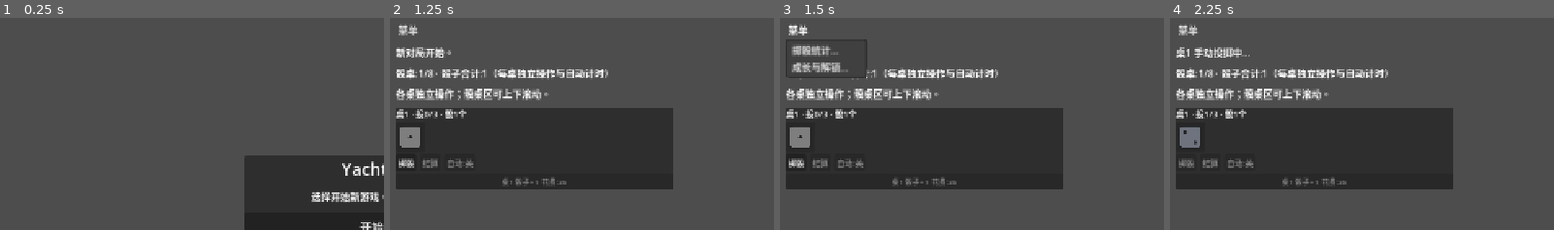
Above: before the commit, frames 1-4 (left to right).
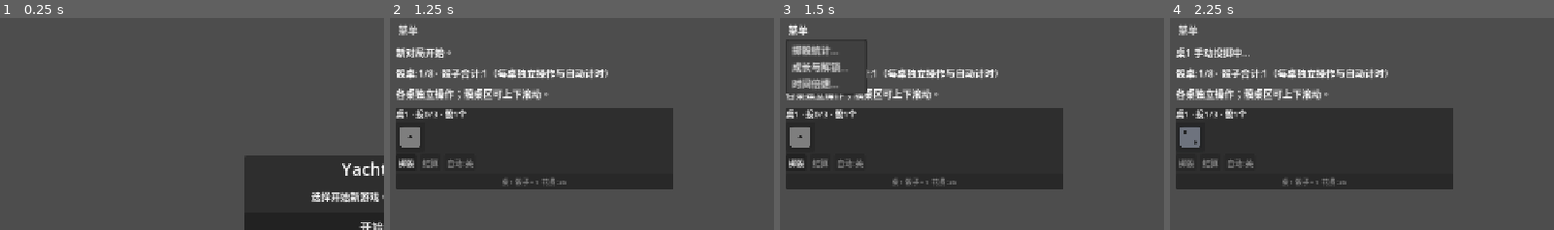
Above: after the commit, the same moments.

Repository: Dragonwalk2001/yacht
Game: Godot game, scene res://scenes/main.tscn
The game is run twice, just before and just after one commit, with the same random seed, the same clock (stepped at 60 frames per second) and the same inputs.
Inputs:
- Up to frame 1 (0.25 s): no input
- Up to frame 2 (1.25 s): click "开始游戏" at 0.5 s
- Up to frame 3 (1.5 s): click "菜单" at 1.25 s
- Up to frame 4 (2.25 s): click "掷骰" at 2 s
The pictures show only the part of the screen within x 0-50%, y 0-50%; the shares and areas given below are measured in that part.

Frames 1-2 are identical in both runs. In frame 3, 1.0% of the frame differs, in the area x 1-23%, y 21-37%; in frame 4, nothing differs.

Commit message:
1 Added time speed window and slider to control game speed, 2 modified dice upgrade feedback to indicate when changes take effect.  3 Improved UI structure for better user experience.

Diff:
--- a/scripts/game_state.gd
+++ b/scripts/game_state.gd
@@ -207,8 +207,20 @@
 		return {"ok": false, "message": "货币1不足。"}
 	coin_1 -= cost
 	table_dice_counts[table_index] = int(table_dice_counts[table_index]) + 1
-	_reset_table_turn(table_index)
-	return {"ok": true}
+	var in_active_turn := int(table_rolls_used[table_index]) > 0
+	var auto_staging: Array = table_auto_staging[table_index]
+	var has_pending_auto := auto_staging.size() > 0
+	if not in_active_turn and not has_pending_auto:
+		var row: Array = table_dice_values[table_index]
+		row.append(1)
+		table_dice_values[table_index] = row
+		var holds: Array = table_holds[table_index]
+		holds.append(false)
+		table_holds[table_index] = holds
+	return {
+		"ok": true,
+		"takes_effect_next_turn": in_active_turn or has_pending_auto
+	}
 
 
 func get_table_upgrade_cost() -> int:
--- /dev/null
+++ b/scripts/time_speed_settings.gd
@@ -0,0 +1,12 @@
+extends RefCounted
+
+const MIN_MULT: int = 1
+const MAX_MULT: int = 10
+
+
+static func clamp_mult(value: int) -> int:
+	return clampi(value, MIN_MULT, MAX_MULT)
+
+
+static func apply_engine_multiplier(mult: int) -> void:
+	Engine.time_scale = float(clamp_mult(mult))
--- a/scripts/ui_controller.gd
+++ b/scripts/ui_controller.gd
@@ -1,5 +1,7 @@
 class_name UIController
 extends Control
+
+const _TimeSpeedSettings := preload("res://scripts/time_speed_settings.gd")
 
 @onready var status_label: Label = $Margin/VBox/TopRow/LeftColumn/StatusLabel
 @onready var turn_label: Label = $Margin/VBox/TopRow/LeftColumn/TurnLabel
@@ -13,6 +15,10 @@
 var dice_stats_dialog: AcceptDialog
 var growth_window: Window
 var growth_coin_label: Label
+var time_speed_window: Window
+var time_speed_slider: HSlider
+var time_speed_value_label: Label
+var time_speed: int = 1
 
 var game_state := GameState.new()
 var turn_manager := TurnManager.new(game_state)
@@ -46,8 +52,10 @@
 
 func _ready() -> void:
 	randomize()
+	_TimeSpeedSettings.apply_engine_multiplier(time_speed)
 	_init_dice_stats_dialog()
 	_init_growth_window()
+	_init_time_speed_window()
 	_init_throw_tracking_arrays()
 	_create_per_table_timers()
 	_build_table_panels()
@@ -191,6 +199,60 @@
 	add_child(growth_window)
 
 
+func _init_time_speed_window() -> void:
+	time_speed_window = Window.new()
+	time_speed_window.title = "时间倍速"
+	time_speed_window.size = Vector2i(400, 160)
+	time_speed_window.min_size = Vector2i(360, 140)
+	time_speed_window.transient = true
+	time_speed_window.exclusive = true
+	time_speed_window.unresizable = true
+	time_speed_window.visible = false
+	time_speed_window.close_requested.connect(func() -> void:
+		time_speed_window.hide()
+	)
+	var margin := MarginContainer.new()
+	margin.set_anchors_preset(Control.PRESET_FULL_RECT)
+	margin.add_theme_constant_override("margin_left", 14)
+	margin.add_theme_constant_override("margin_top", 12)
+	margin.add_theme_constant_override("margin_right", 14)
+	margin.add_theme_constant_override("margin_bottom", 12)
+	time_speed_window.add_child(margin)
+	var vbox := VBoxContainer.new()
+	vbox.set_anchors_preset(Control.PRESET_FULL_RECT)
+	vbox.add_theme_constant_override("separation", 12)
+	margin.add_child(vbox)
+	var hint := Label.new()
+	hint.autowrap_mode = TextServer.AUTOWRAP_WORD_SMART
+	hint.text = "加快或减慢整局游戏时间（含投掷动画与自动计时）。与成长树中的升级无关。"
+	vbox.add_child(hint)
+	time_speed_value_label = Label.new()
+	time_speed_value_label.text = "当前倍速: 1×"
+	vbox.add_child(time_speed_value_label)
+	time_speed_slider = HSlider.new()
+	time_speed_slider.min_value = _TimeSpeedSettings.MIN_MULT
+	time_speed_slider.max_value = _TimeSpeedSettings.MAX_MULT
+	time_speed_slider.step = 1
+	time_speed_slider.tick_count = _TimeSpeedSettings.MAX_MULT - _TimeSpeedSettings.MIN_MULT + 1
+	time_speed_slider.ticks_on_borders = true
+	time_speed_slider.value = time_speed
+	time_speed_slider.size_flags_horizontal = Control.SIZE_EXPAND_FILL
+	time_speed_slider.value_changed.connect(_on_time_speed_slider_changed)
+	vbox.add_child(time_speed_slider)
+	add_child(time_speed_window)
+
+
+func _on_time_speed_slider_changed(v: float) -> void:
+	var m := _TimeSpeedSettings.clamp_mult(int(round(v)))
+	time_speed_slider.set_value_no_signal(m)
+	time_speed_value_label.text = "当前倍速: %d×" % m
+	_TimeSpeedSettings.apply_engine_multiplier(m)
+	if m == time_speed:
+		return
+	time_speed = m
+	_save_game()
+
+
 func _growth_tree_panel(subtitle: String, parent: VBoxContainer) -> VBoxContainer:
 	var panel := PanelContainer.new()
 	panel.size_flags_horizontal = Control.SIZE_EXPAND_FILL
@@ -219,6 +281,7 @@
 	var pop := menu_button.get_popup()
 	pop.add_item("掷骰统计…", 0)
 	pop.add_item("成长与解锁…", 1)
+	pop.add_item("时间倍速…", 2)
 	pop.id_pressed.connect(_on_game_menu_id_pressed)
 	throw_pulse_timer.timeout.connect(_on_throw_pulse_timer_timeout)
 	for t in range(GameState.MAX_TABLE_COUNT):
@@ -472,6 +535,10 @@
 	elif id == 1:
 		_refresh_growth_tree()
 		growth_window.popup_centered()
+	elif id == 2:
+		time_speed_slider.set_value_no_signal(time_speed)
+		time_speed_value_label.text = "当前倍速: %d×" % time_speed
+		time_speed_window.popup_centered()
 
 
 func _update_all_table_buttons() -> void:
@@ -483,7 +550,7 @@
 		ab.disabled = not game_state.auto_unlocked
 		ab.text = "自动:%s" % ["开" if game_state.is_table_auto_enabled(t) else "关"]
 		var dice_cost := game_state.get_dice_upgrade_cost(t)
-		table_dice_upgrade_buttons[t].disabled = throwing or dice_cost < 0 or game_state.coin_1 < dice_cost
+		table_dice_upgrade_buttons[t].disabled = dice_cost < 0 or game_state.coin_1 < dice_cost
 	for t in range(game_state.table_count, GameState.MAX_TABLE_COUNT):
 		table_roll_buttons[t].disabled = true
 		table_settle_buttons[t].disabled = true
@@ -598,10 +665,14 @@
 
 
 func _on_upgrade_dice_on_table_pressed(table_index: int) -> void:
-	if table_is_throwing[table_index]:
-		return
 	var result := game_state.upgrade_dice_on_table(table_index)
-	status_label.text = "桌%d 骰子数=%d" % [table_index + 1, game_state.get_table_dice_count(table_index)] if result["ok"] else String(result["message"])
+	if result["ok"]:
+		if bool(result.get("takes_effect_next_turn", false)):
+			status_label.text = "桌%d 骰子已升级；新骰子将从下一次投掷生效。" % [table_index + 1]
+		else:
+			status_label.text = "桌%d 骰子数=%d" % [table_index + 1, game_state.get_table_dice_count(table_index)]
+	else:
+		status_label.text = String(result["message"])
 	if result["ok"]:
 		_save_game()
 	_refresh_all()
@@ -610,10 +681,12 @@
 func _on_upgrade_table_pressed() -> void:
 	if _any_table_throwing():
 		return
+	var previous_table_count := game_state.table_count
 	var result := game_state.upgrade_table_count()
 	status_label.text = "骰桌数量提升到 %d。" % [game_state.table_count] if result["ok"] else String(result["message"])
 	if result["ok"]:
-		_apply_all_auto_timers()
+		if previous_table_count < game_state.table_count:
+			_apply_table_auto_timer(previous_table_count)
 		_save_game()
 	_refresh_all()
 
@@ -649,7 +722,12 @@
 	if file == null:
 		push_warning("无法写入存档。")
 		return
-	file.store_string(JSON.stringify(game_state.to_save_data()))
+	var bundle := {
+		"bundle": 1,
+		"game": game_state.to_save_data(),
+		"time_speed": time_speed
+	}
+	file.store_string(JSON.stringify(bundle))
 
 
 func _load_game() -> bool:
@@ -662,9 +740,16 @@
 	var parsed: Variant = JSON.parse_string(text)
 	if not (parsed is Dictionary):
 		return false
-	var ok := game_state.load_from_save_data(parsed)
+	var game_dict: Dictionary = parsed
+	if parsed.has("game") and parsed["game"] is Dictionary:
+		game_dict = parsed["game"]
+		time_speed = _TimeSpeedSettings.clamp_mult(int(parsed.get("time_speed", 1)))
+	else:
+		time_speed = 1
+	var ok := game_state.load_from_save_data(game_dict)
 	if not ok:
 		return false
+	_TimeSpeedSettings.apply_engine_multiplier(time_speed)
 	for i in range(GameState.MAX_TABLE_COUNT):
 		table_throw_timers[i].stop()
 		table_auto_timers[i].stop()
